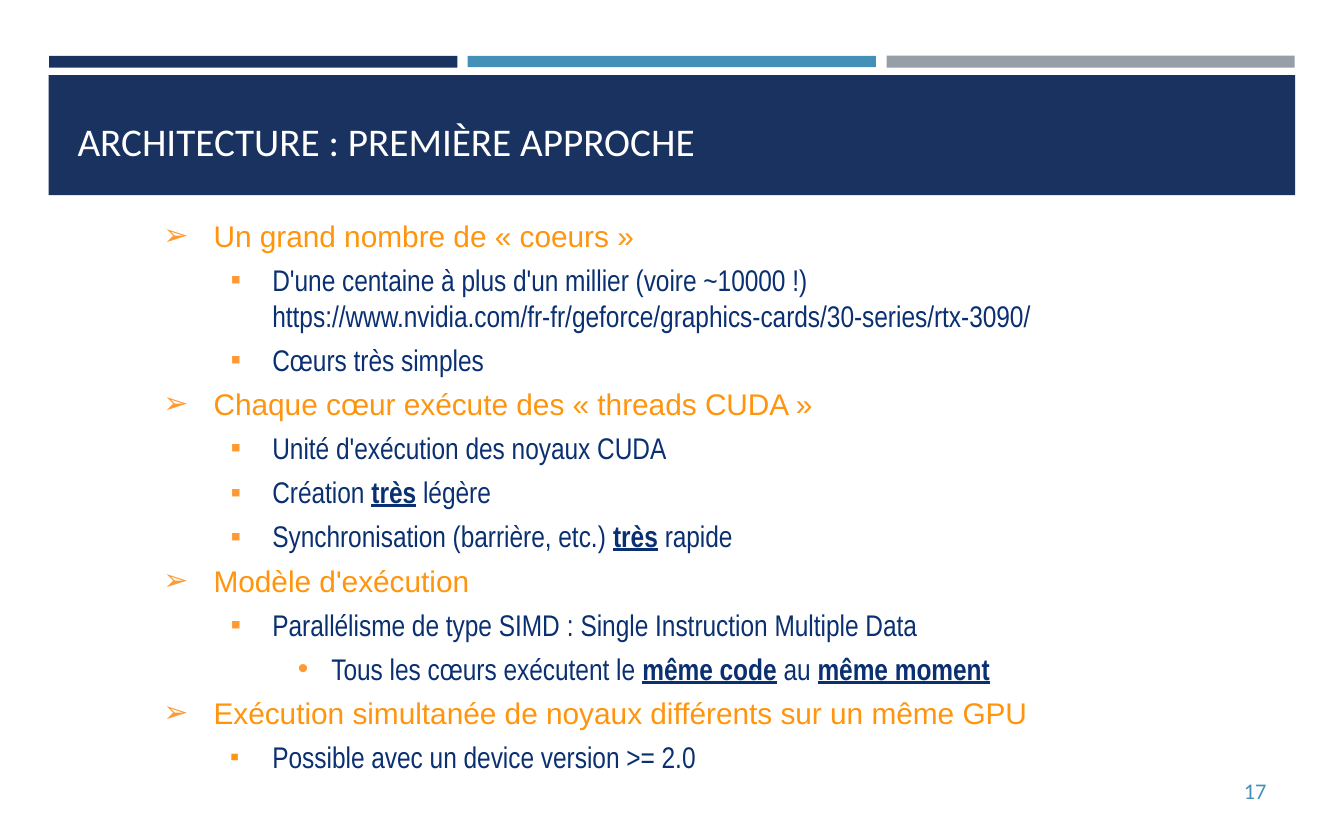
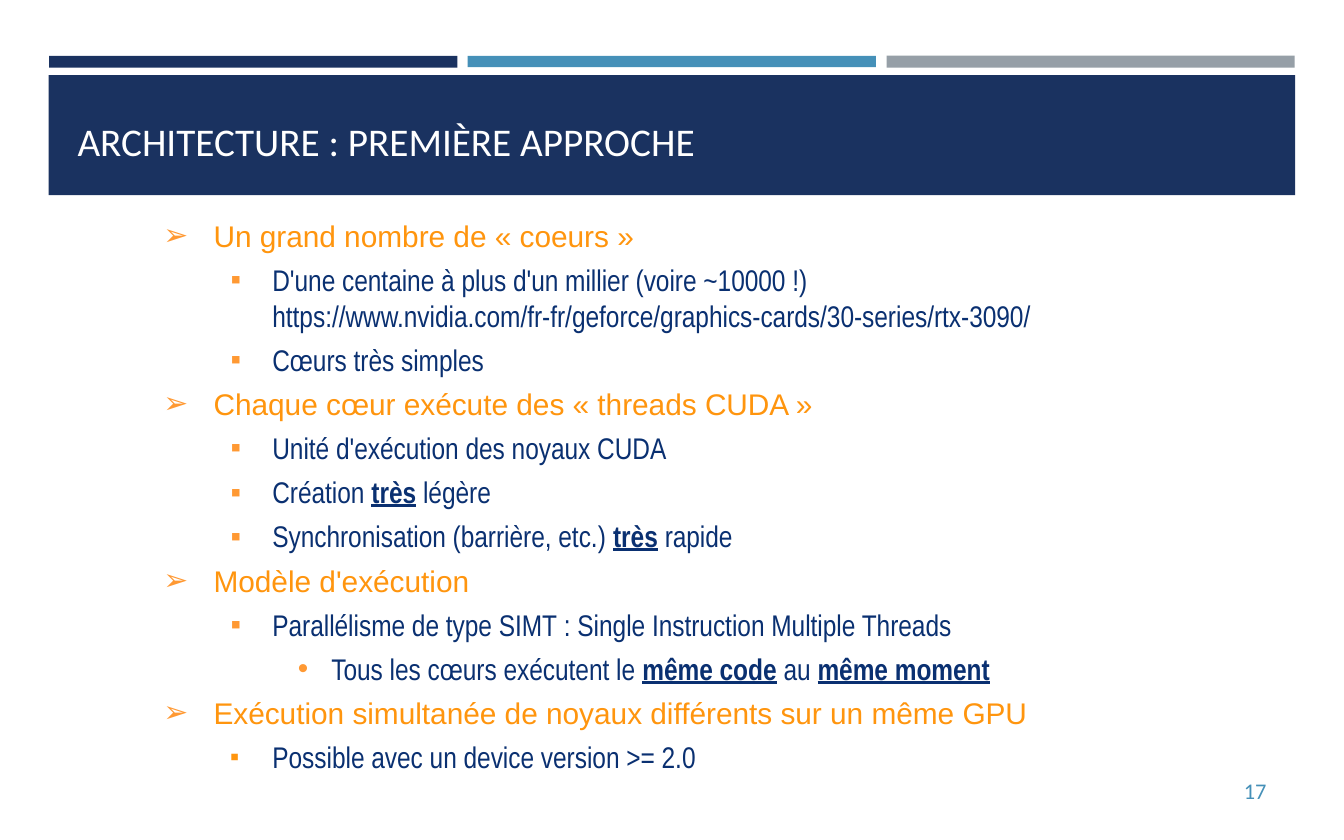
Before and after one commit to franckginguene/hpc_formation_scalian, a slide deck: slide 17 of Diapos/HPC_CUDA.pptx. Drawn at 1344x840 pixels with LibreOffice and Linux fonts; fonts in the diff are those of the drawing. Boxes give left, top, right and bottom in pixels: in the first picture for what was removed or moved away, otherwise in the second. Text is boxed around its words. In the diff, an @@ line names an element or a change of style, - is before the commit and + after.

```diff
--- a/Diapos/HPC_CUDA.pptx
+++ b/Diapos/HPC_CUDA.pptx
@@ text at (272,614,952,642): text changed @@
-  ▪ Parallélisme de type SIMD : Single Instruction Multiple Data
+  ▪ Parallélisme de type SIMT : Single Instruction Multiple Threads
```
Also in this commit, not shown: 6 other slides changed, 4 slides added, 1 slide removed.
